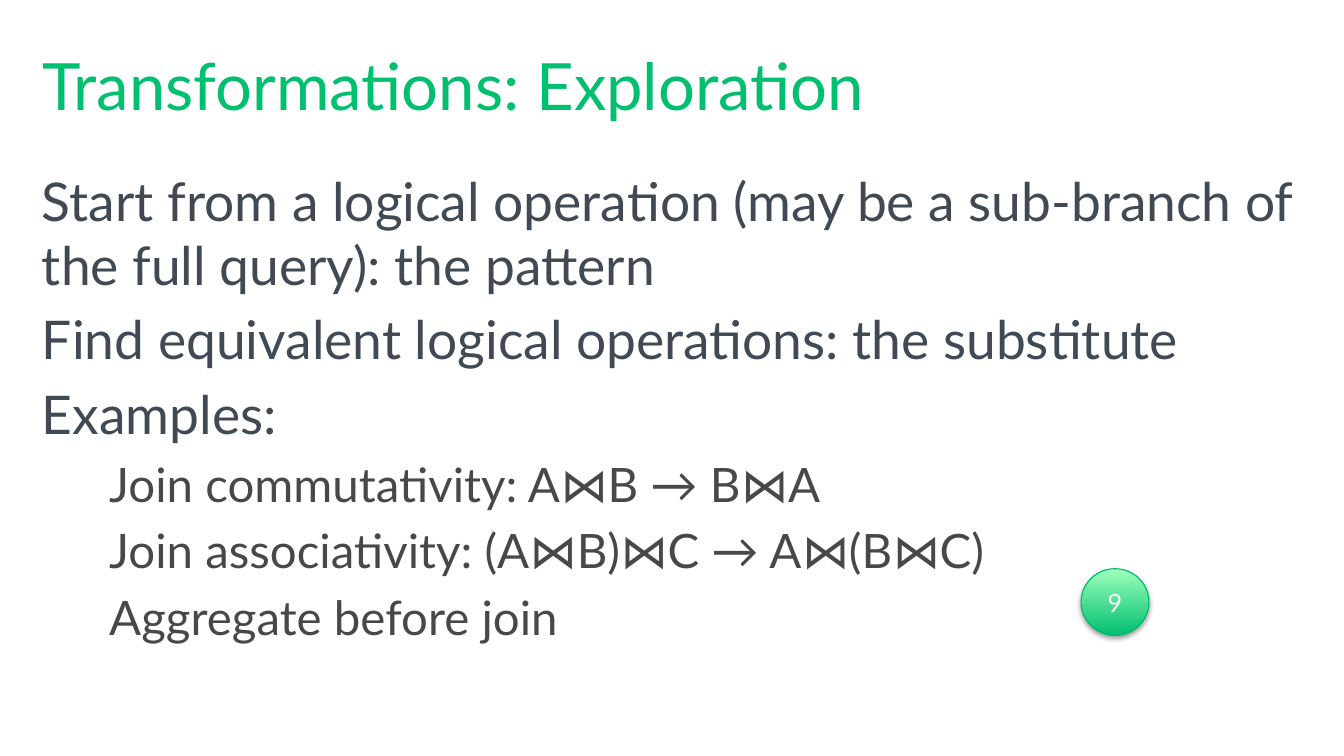
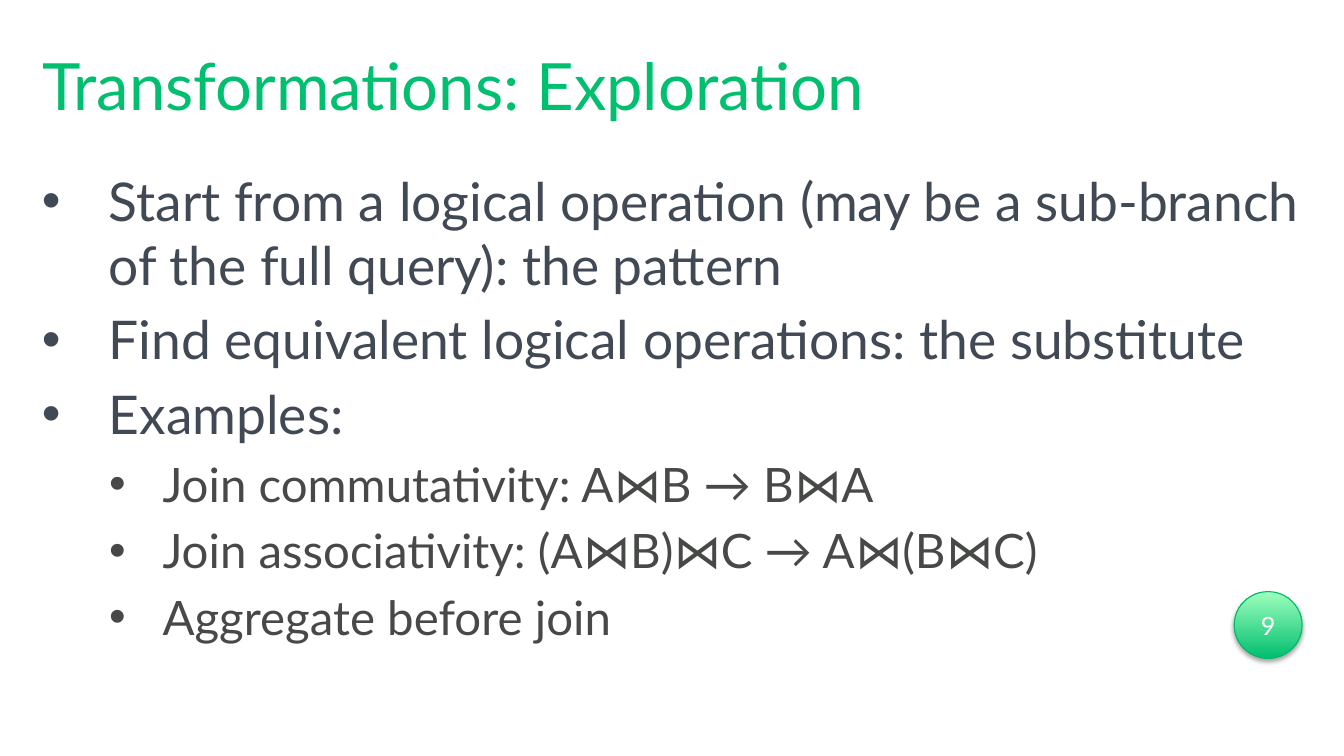
Before and after one commit to tf3604/OptimizerPresentation, a slide deck: slide 46 of Optimizer.pptx. Drawn at 1344x756 pixels with LibreOffice and Linux fonts; fonts in the diff are those of the drawing; background and template pictures are left out. Boxes give left, top, right and bottom in pixels: in the first picture for what was removed or moved away, otherwise in the second. Text is boxed around its words. In the diff, an @@ line names an element or a change of style, - is before the commit and + after.

```diff
--- a/Optimizer.pptx
+++ b/Optimizer.pptx
@@ text "Start from a logical operation ..." at [109,180,1299,644]: bullet none to • @@
@@ ellipse "9": place and size @@
-ellipse "9" at [1081,569,1149,636]
+ellipse "9" at [1234,592,1302,659]
```
Also in this commit, not shown: 38 other slides changed.
